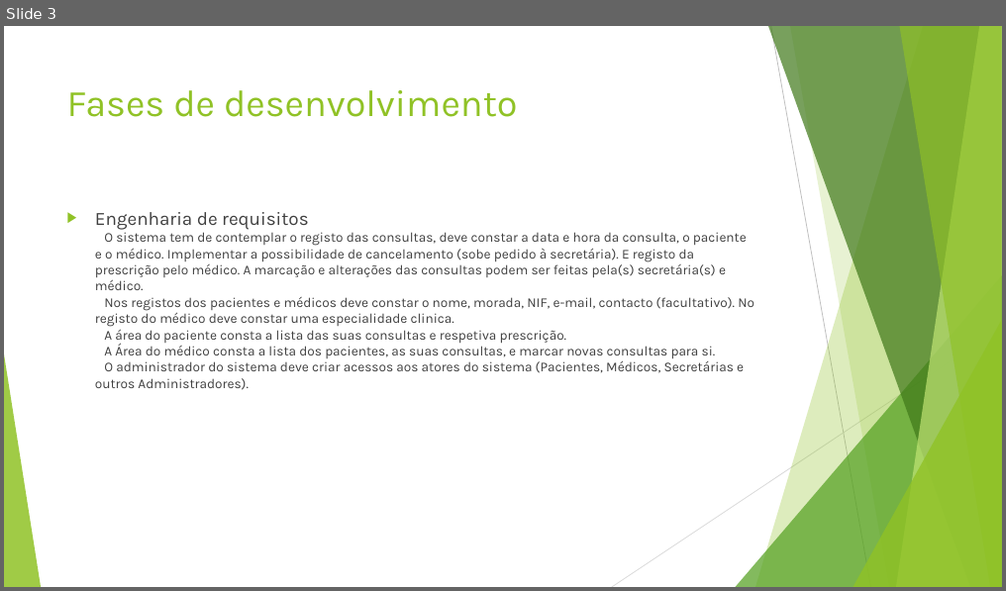
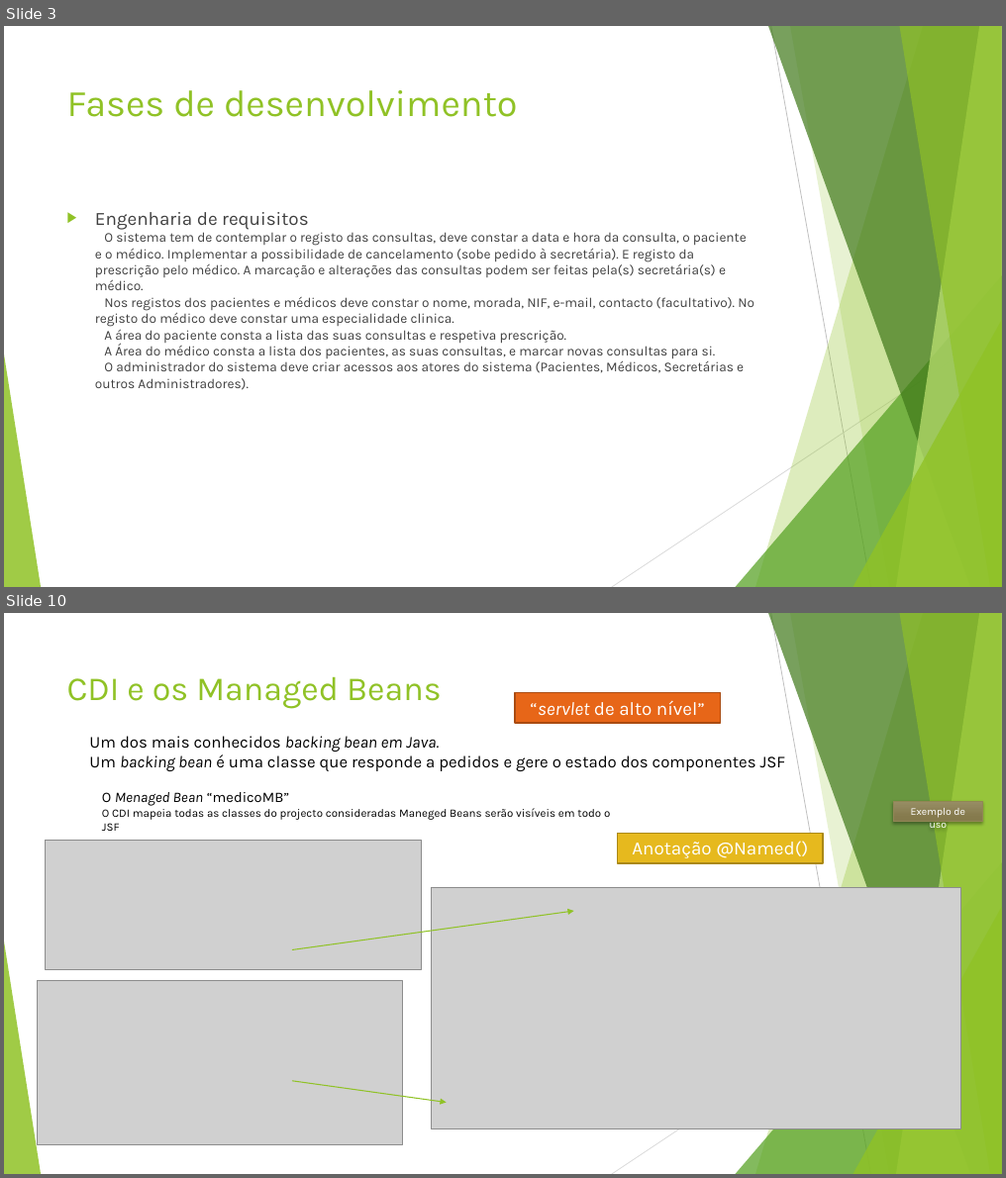
Before and after one commit to alscoundrel/MyClinic, a slide deck: Apresentação.pptx. Shown one above the other, each under a label of ours: slide 3 before the commit, slides 3 and 10 after it; the slides between them are not shown. The pictures are 1006x591 and 1006x1178 pixels, drawn with LibreOffice and Linux fonts; fonts in the diff are those of the drawing; grey boxes stand for pictures. Boxes give left, top, right and bottom in pixels: in the first picture for what was removed or moved away, otherwise in the second. Text is boxed around its words. In the diff, an @@ line names an element or a change of style, - is before the commit and + after.

```diff
--- a/Apresentação.pptx
+++ b/Apresentação.pptx
@@ slide 10 added at box(4, 613, 1002, 1174), background #FFFFFF; not listed: 10 template elements that a slide beside it also shows @@
@@ title added at box(67, 676, 442, 708), 32.4 pt, text #90C226 @@
+CDI e os Managed Beans
@@ rectangle added at box(515, 692, 721, 722), fill #E76618, outline #AB4B12 1.5 pt, 18 pt, text #FFFFFF @@
+“servlet de alto nível”
@@ text added at box(89, 736, 786, 771), 16 pt, text #000000 @@
+Um dos mais conhecidos backing bean em Java.
+Um backing bean é uma classe que responde a pedidos e gere o estado dos componentes JSF
@@ text added at box(102, 792, 610, 831), 11 pt, text #000000 @@
+O Menaged Bean “medicoMB”
+O CDI mapeia todas as classes do projecto consideradas Maneged Beans serão visíveis em todo o JSF
@@ rectangle added at box(893, 802, 982, 822), fill gradient #988E64 to #857B4E, outline #918655 1 pt, 10 pt, text #FFFFFF @@
+Exemplo de uso
@@ picture added at box(46, 840, 421, 969) @@
@@ rectangle added at box(618, 833, 823, 863), fill #E6B91E, outline #AA8916 1.5 pt, 18 pt, text #FFFFFF @@
+Anotação @Named()
@@ picture added at box(432, 888, 960, 1131) @@
@@ arrow added from (292, 950) to (573, 911), #90C226 1 pt @@
@@ picture added at box(38, 980, 403, 1146) @@
@@ arrow added from (292, 1081) to (447, 1103), #90C226 1 pt @@
```
Also in this commit, not shown: 4 slides changed, 5 other slides added, 1 slide removed.
